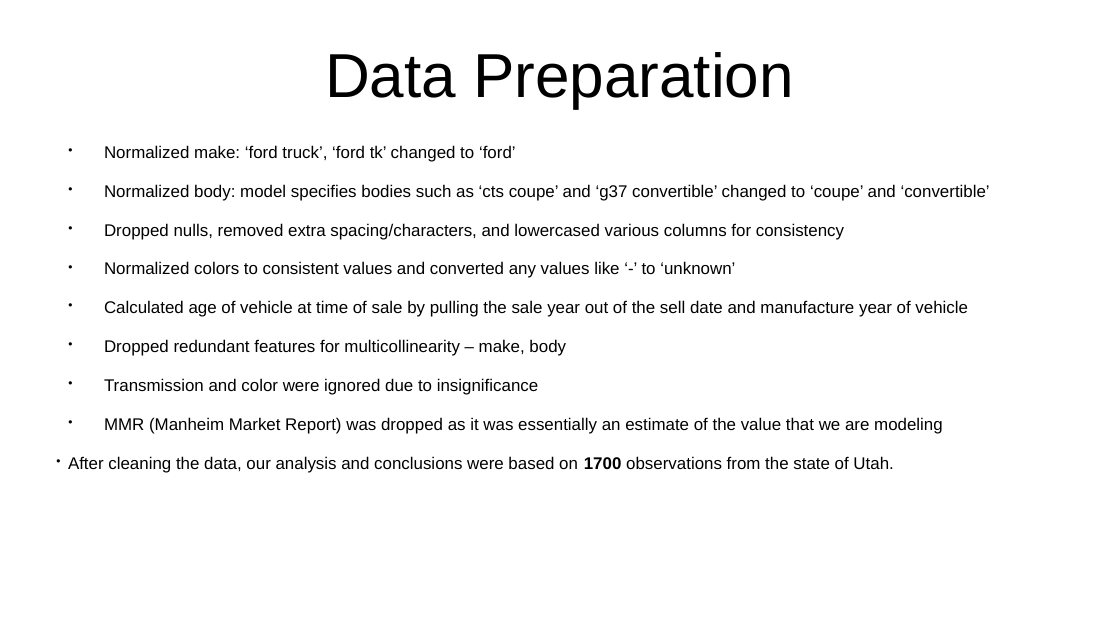
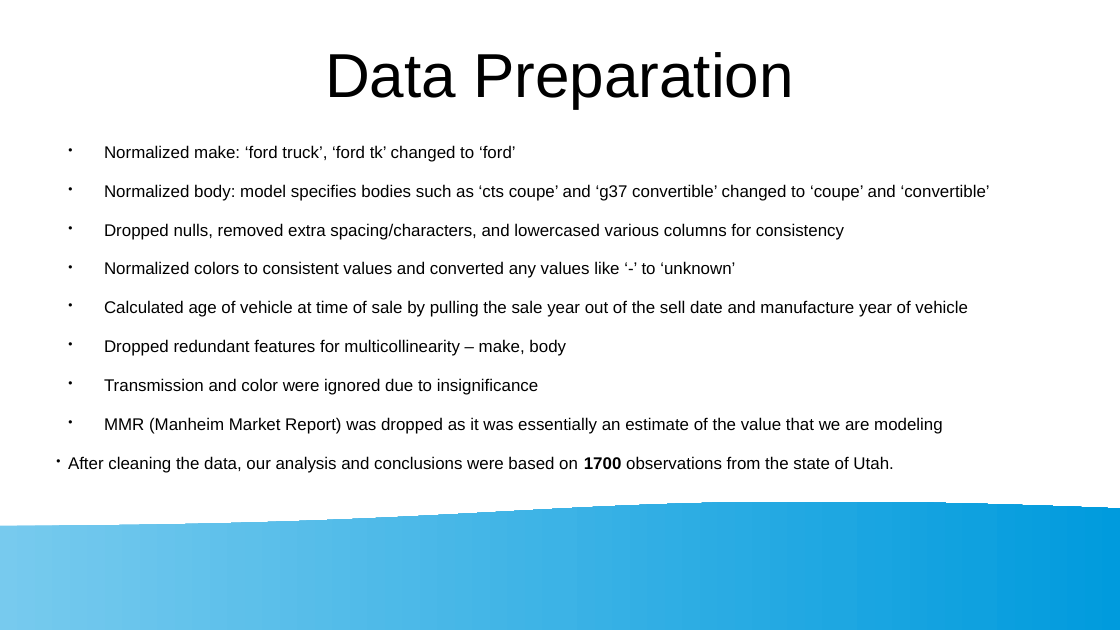
Before and after one commit to sbowler/project-one, a slide deck: slide 5 of presentations/project1_presentation.pptx. Drawn at 1120x630 pixels with LibreOffice and Linux fonts; fonts in the diff are those of the drawing. Boxes give left, top, right and bottom in pixels: in the first picture for what was removed or moved away, otherwise in the second. Text is boxed around its words. In the diff, an @@ line names an element or a change of style, - is before the commit and + after.

```diff
--- a/presentations/project1_presentation.pptx
+++ b/presentations/project1_presentation.pptx
@@ flow chart document added at [0, 500, 1120, 630], fill gradient #77CAEE to #75C9EE to #73C9ED to #71C8ED to #6FC7ED to #6EC6ED @@
```
Also in this commit, not shown: 14 other slides changed, 1 slide added.
